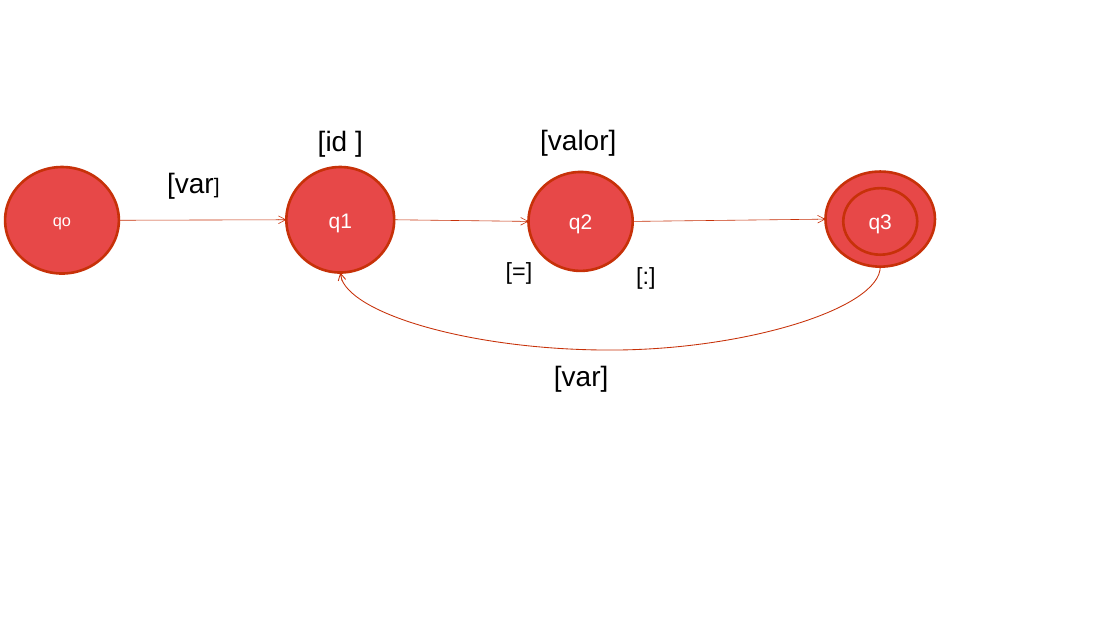
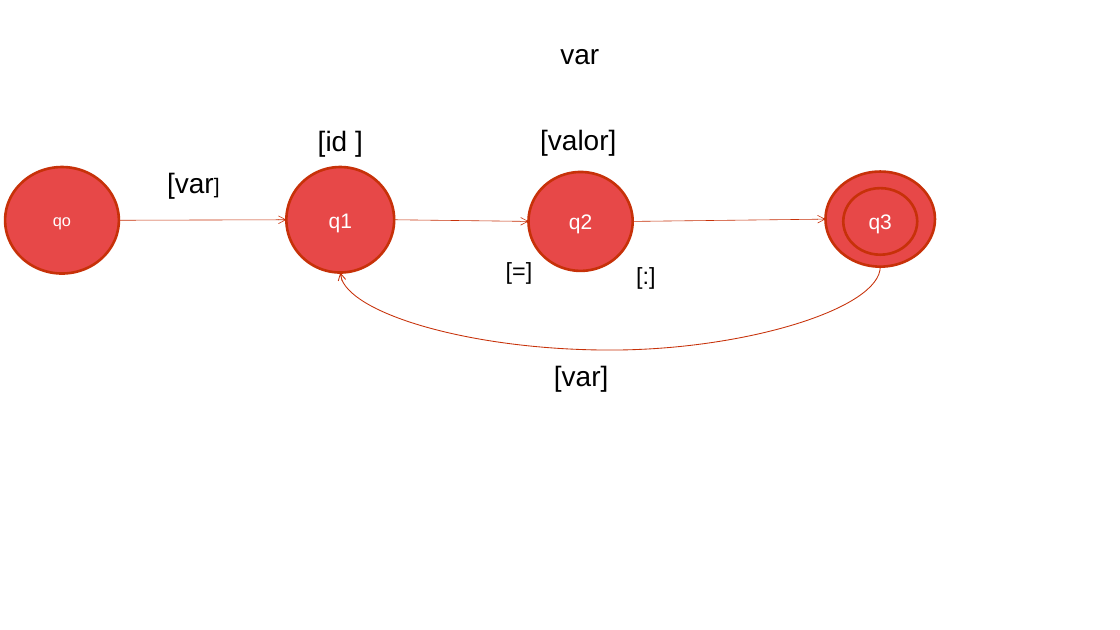
Before and after one commit to Gitterencio/LP_TareaGrupal_P1_2021_G3, a slide deck: slide 3 of Maquina_De_Estados/MDE_ONION.pptx. Drawn at 1120x630 pixels with LibreOffice and Linux fonts; fonts in the diff are those of the drawing; background and template pictures are left out. Boxes give left, top, right and bottom in pixels: in the first picture for what was removed or moved away, otherwise in the second. Text is boxed around its words. In the diff, an @@ line names an element or a change of style, - is before the commit and + after.

Commit message:
var

```diff
--- a/Maquina_De_Estados/MDE_ONION.pptx
+++ b/Maquina_De_Estados/MDE_ONION.pptx
@@ text added at <box>560,49,599,65</box>, 24 pt, text #000000 @@
+var
```
